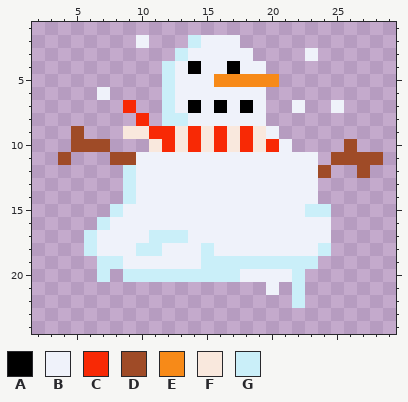
Pixel-art sprite: traits/heads/snowman.png. The picture above was drawn from the file before the commit.
The file is 32x32 pixels. Shown: x 2..29, y 1..24.
Palette (. is transparent): A #000000  B #eff2fa  C #f82905  D #9f4b27  E #f78a18  F #f9e8dd  G #caeff9
The result:
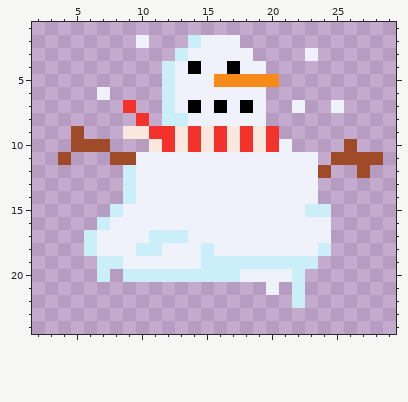
The edit:
@@ palette @@
-C #f82905
+C #f3322c
@@ x 18..22 @@
  8 BB...
- 9 CFB..
+ 9 CFC..
 10 CFCB.
Boxes around the changes in both pictures, in picture pixels (x1, y1, x2, y2):
changed: (123, 100, 279, 152)
